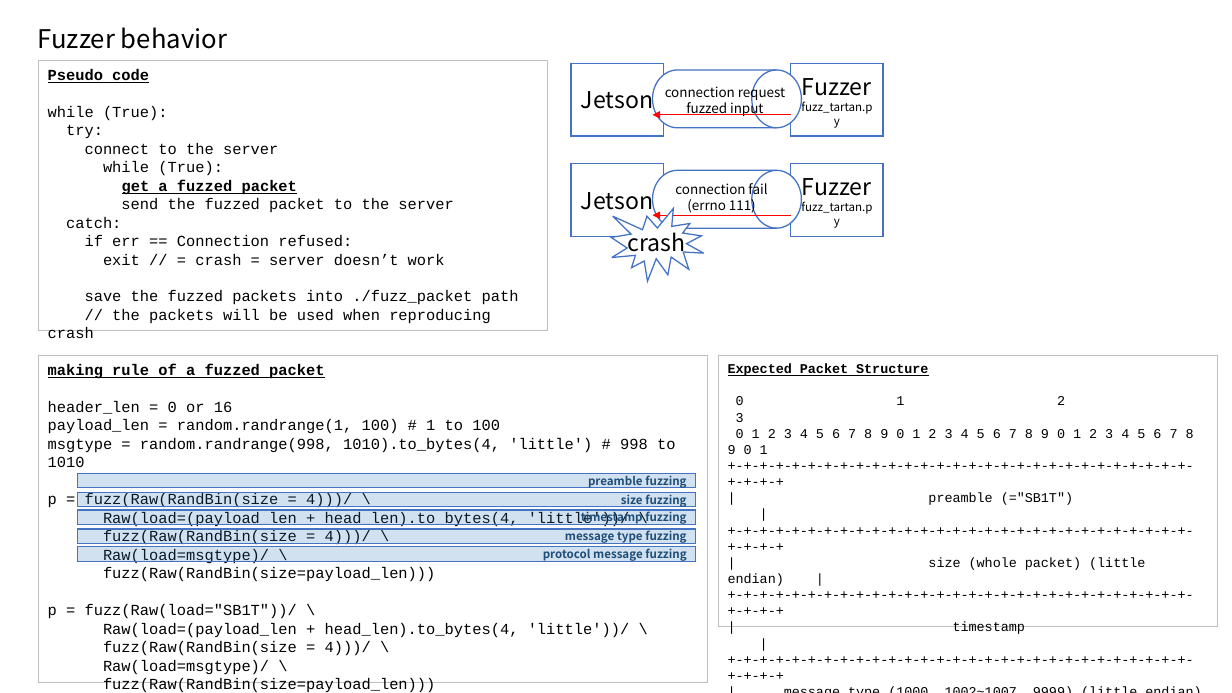
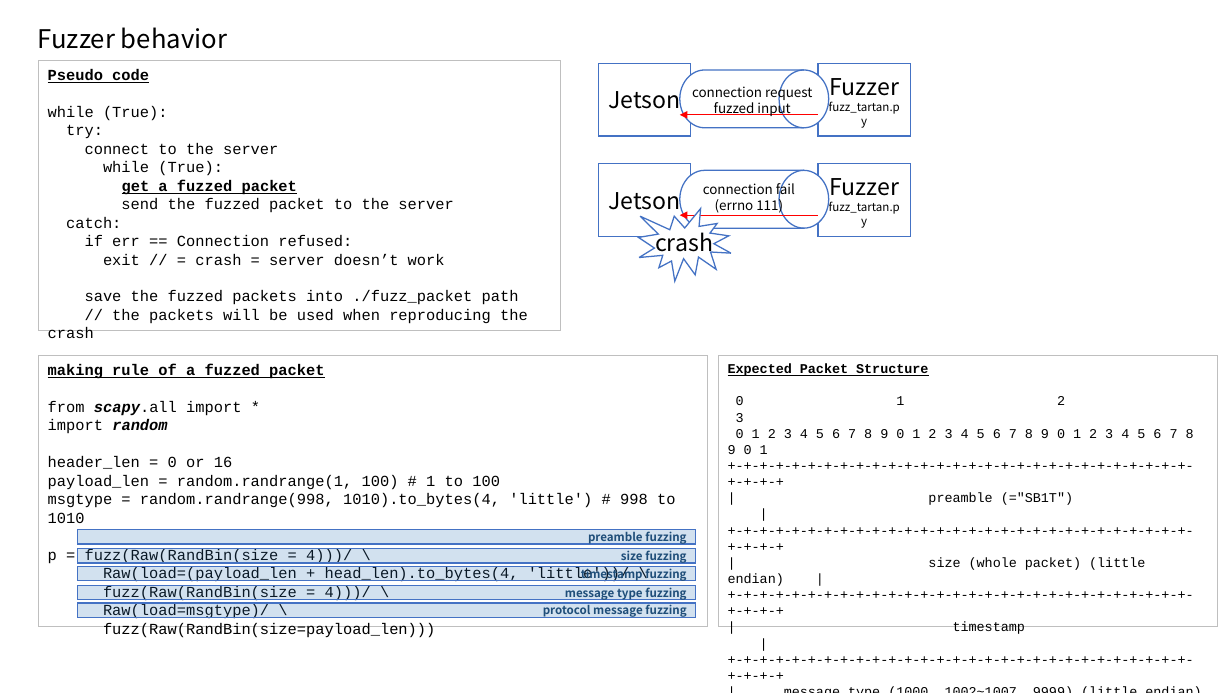
Before and after one commit to prayam/cmu_project_public, a slide deck: slide 1 of docs/phase2/03_vulnerabilities/V12/fuzz.pptx. Drawn at 1232x693 pixels with LibreOffice and Linux fonts; fonts in the diff are those of the drawing. Boxes give left, top, right and bottom in pixels: in the first picture for what was removed or moved away, otherwise in the second. Text is boxed around its words. In the diff, an @@ line names an element or a change of style, - is before the commit and + after.

Commit message:
[docs] add fuzz contents in the final doc
add fuzz contents in the final doc

```diff
--- a/docs/phase2/03_vulnerabilities/V12/fuzz.pptx
+++ b/docs/phase2/03_vulnerabilities/V12/fuzz.pptx
@@ rectangle "Pseudo code" resized from (x1=39, y1=60, x2=548, y2=331) to (x1=39, y1=60, x2=561, y2=331) @@
@@ text "connection fail" moved from (x1=675, y1=180, x2=767, y2=214) to (x1=703, y1=180, x2=795, y2=214) @@
@@ 4 rectangles, 2 flow chart magnetic drums, 2 arrows, 1 text, 1 irregular seal moved together from (x1=571, y1=64, x2=884, y2=282) to (x1=598, y1=64, x2=910, y2=282) @@
@@ text in rectangle at (x1=48, y1=309, x2=528, y2=338): text changed @@
-// the packets will be used when reproducing crash
+// the packets will be used when reproducing the crash
@@ rectangle "making rule of a fuzzed ..." resized from (x1=39, y1=356, x2=708, y2=682) to (x1=39, y1=356, x2=708, y2=627) @@
@@ text in rectangle at (x1=48, y1=401, x2=241, y2=433): paragraphs added @@
+from scapy.all import *
+import random
@@ text in rectangle at (x1=48, y1=604, x2=630, y2=693): paragraphs removed @@
-p = fuzz(Raw(load="SB1T"))/ \
-Raw(load=(payload_len + head_len).to_bytes(4, 'little'))/ \
-fuzz(Raw(RandBin(size = 4)))/ \
-Raw(load=msgtype)/ \
-fuzz(Raw(RandBin(size=payload_len)))
@@ 5 rectangles moved together from (x1=78, y1=473, x2=696, y2=562) to (x1=78, y1=530, x2=696, y2=618) @@
```
Also in this commit, not shown: 1 other slide changed, 1 other file.
